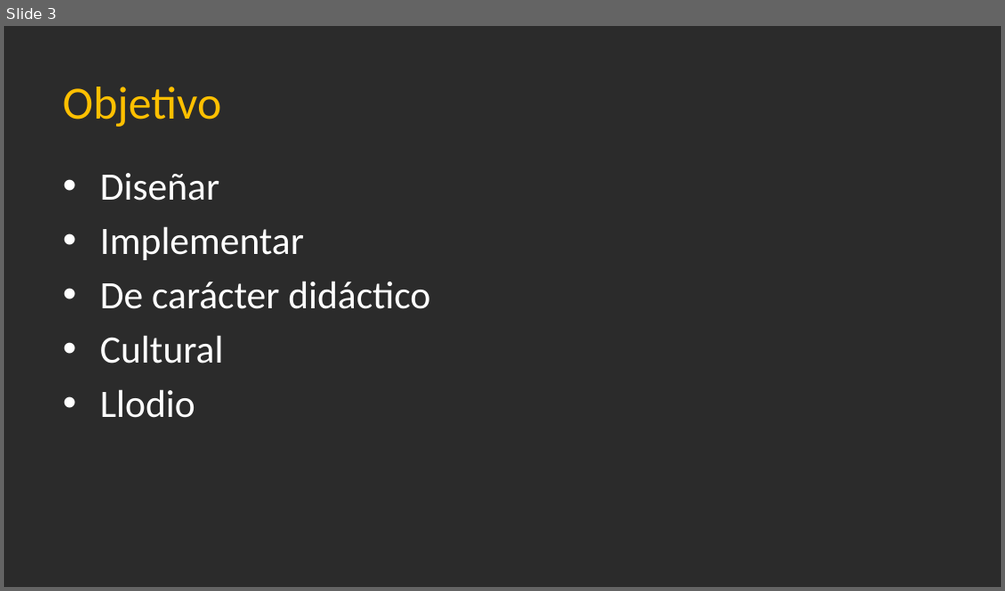
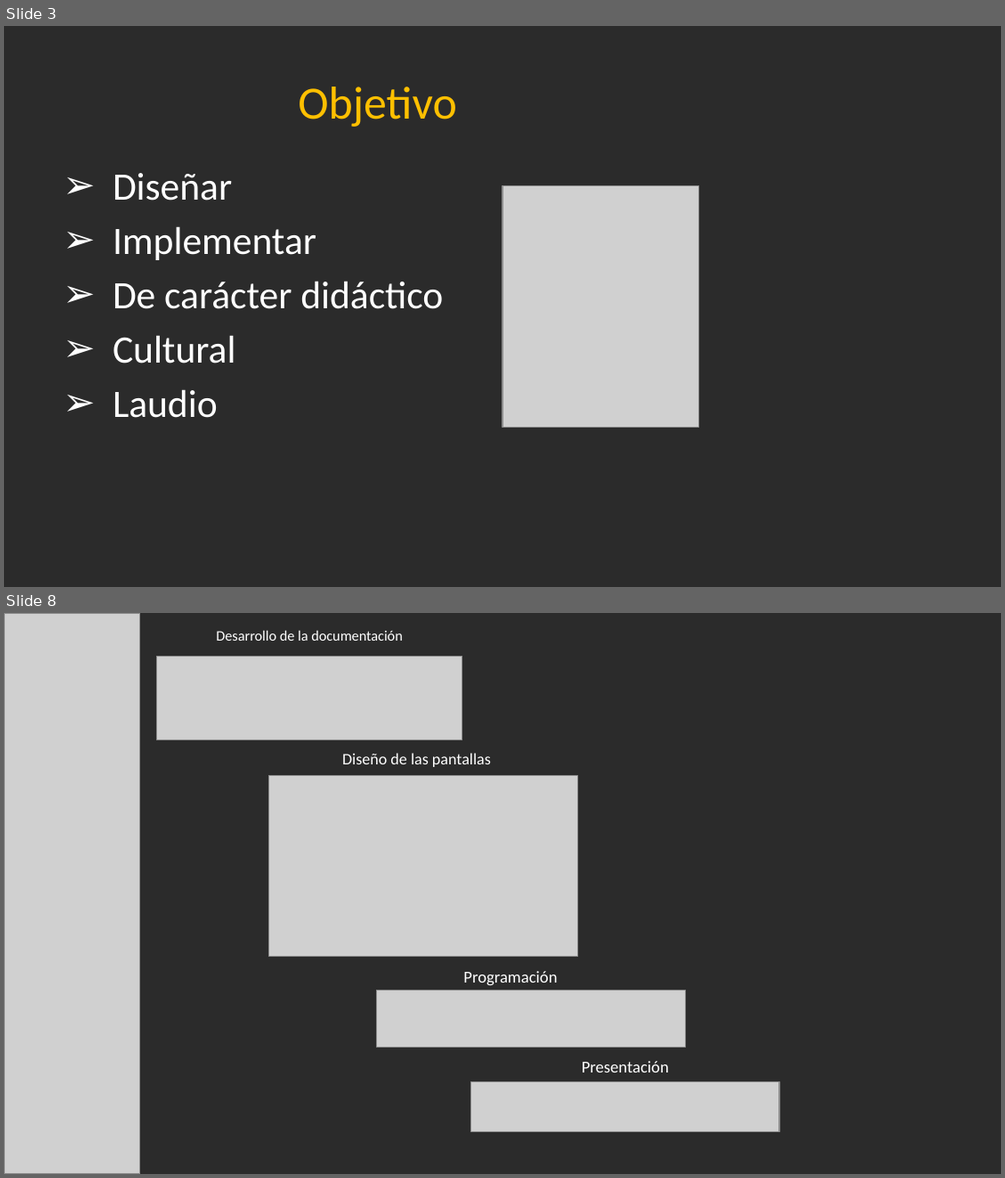
Before and after one commit to Jandycon/PROYECTOAPP, a slide deck: DidaktikApp.pptx. Shown one above the other, each under a label of ours: slide 3 before the commit, slides 3 and 8 after it; the slides between them are not shown. The pictures are 1005x591 and 1005x1178 pixels, drawn with LibreOffice and Linux fonts; fonts in the diff are those of the drawing; grey boxes stand for pictures; background and template pictures are left out; a plain dark background stands for a picture behind light text. Boxes give left, top, right and bottom in pixels: in the first picture for what was removed or moved away, otherwise in the second. Text is boxed around its words. In the diff, an @@ line names an element or a change of style, - is before the commit and + after.

```diff
--- a/DidaktikApp.pptx
+++ b/DidaktikApp.pptx
@@ slide 8 added at box(4, 613, 1001, 1174), background picture (left out) @@
@@ picture added at box(4, 613, 139, 1173) @@
@@ text added at box(216, 630, 403, 641), 10.5 pt, text #FFFFFF @@
+Desarrollo de la documentación
@@ picture added at box(156, 656, 461, 739) @@
@@ text added at box(342, 753, 491, 767), 11.6 pt, text #FFFFFF @@
+Diseño de las pantallas
@@ picture added at box(269, 776, 578, 956) @@
@@ text added at box(463, 971, 557, 985), 12 pt, text #FFFFFF @@
+Programación
@@ picture added at box(377, 989, 685, 1046) @@
@@ text added at box(582, 1061, 669, 1072), 12 pt, text #FFFFFF @@
+Presentación
@@ picture added at box(471, 1081, 779, 1131) @@
@@ slide 3 changed as well @@
@@ text "Objetivo" at box(298, 87, 457, 127): alignment left to centre @@
@@ text at box(113, 173, 443, 363): bullet • to ➢ @@
@@ picture added at box(502, 185, 699, 427) @@
@@ text at box(113, 389, 218, 418): text changed @@
-• Llodio
+➢ Laudio
```
Also in this commit, not shown: 3 other slides changed, 7 other slides added, 1 slide removed.
